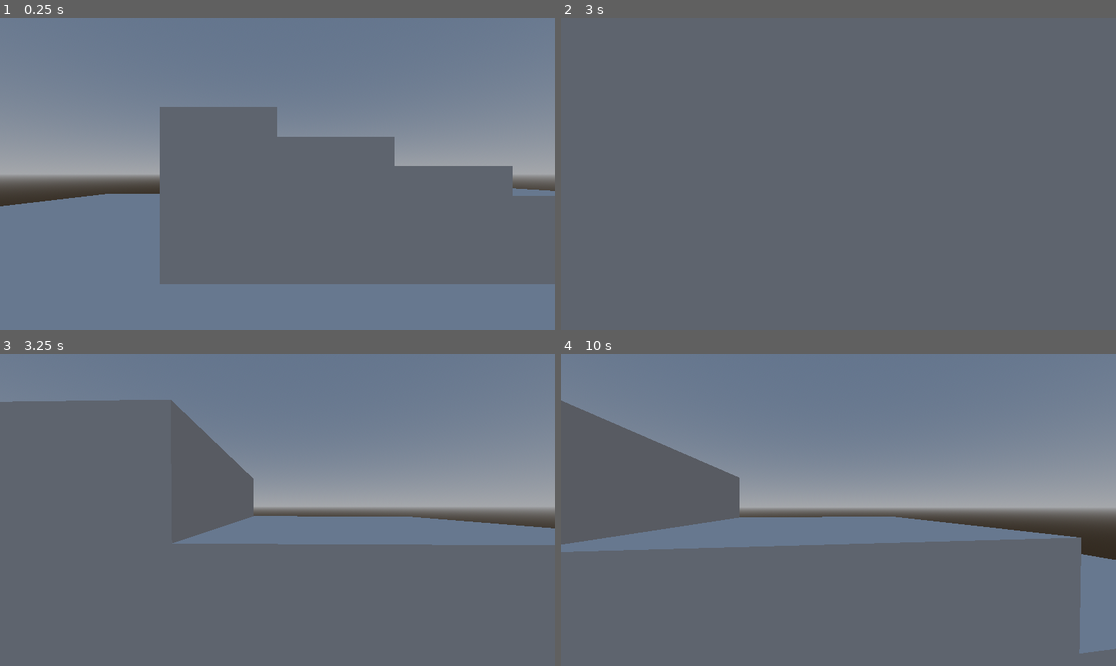
Above: before the commit, frames 1-4 (two rows, left to right).
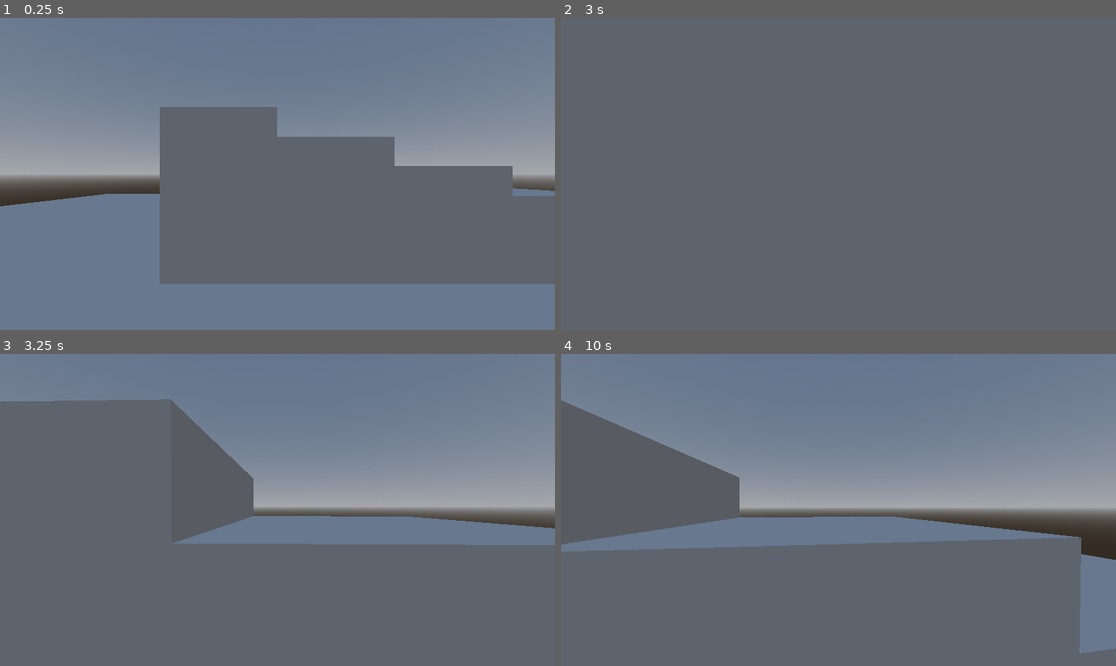
Above: after the commit, the same moments.

Repository: ColinVanderMeer/Extensibility
Game: Godot game, scene res://scenes/testMap.tscn
Two runs of this game, one before a commit and one after it. Both use one fixed random seed, a clock stepped at 60 frames per second and the inputs below. The project has no main scene, so this scene is started directly.
Inputs (mouse positions are in pixels of both pictures, inside the frame that each line leads up to):
- Up to frame 1 (0.25 s): no input
- Up to frame 2 (3 s): tap Enter at 0.5 s; move the mouse to (866, 174) at 0.52 s; hold W (forward) from 0.53 s (still down); tap E (interact) every 0.75 s from 0.6 to 2.85 s; click (866, 174) at 0.67 s; tap Space (jump) at 0.77, 1.52, 2 s; move the mouse to (810, 174) at 1.27 s; move the mouse to (849, 167) at 2.02 s; move the mouse to (832, 180) at 2.77 s; click (832, 180) at 2.92 s
- Up to frame 3 (3.25 s): keep holding W (forward); tap Space (jump) at 3.02 s
- Up to frame 4 (10 s): move the mouse to (877, 513) at 3.52 s; tap E (interact) every 0.75 s from 3.6 to 9.6 s; tap Space (jump) at 3.77, 4.52, 5.75, 6.02, 6.77, 7.52, 8.75, 9.02, 9.77 s; tap Enter at 4.25, 8 s; move the mouse to (794, 506) at 4.27 s; move the mouse to (844, 510) at 5.02 s; click (844, 510) at 5.17 s; move the mouse to (816, 503) at 5.77 s; release W (forward) at 5.78 s; hold D (right) 5.78-6.53 s; move the mouse to (866, 510) at 6.52 s; hold W (forward) 6.53-8.78 s; move the mouse to (810, 510) at 7.27 s; click (810, 510) at 7.42 s; move the mouse to (849, 503) at 8.02 s; move the mouse to (832, 516) at 8.77 s; hold A (left) 8.78-9.53 s; move the mouse to (877, 513) at 9.52 s; hold W (forward) from 9.53 s (still down); click (877, 513) at 9.67 s

Frames 1-2 are identical in both runs. In frame 3, less than 0.1% of the frame differs, in the area x 0-100%, y 14-62%; in frame 4, 0.1%, in the area x 0-100%, y 15-96%.

Commit message:
Add player scaling

Diff:
--- a/scenes/player.gd
+++ b/scenes/player.gd
@@ -52,6 +52,17 @@
 	if Input.is_action_just_pressed("jump") and is_on_floor():
 		velocity.y = JUMP_VELOCITY
 
+	match playerSize:
+		SIZE.Small:
+			SPEED = 2.0
+			self.scale = Vector3(0.3, 0.3, 0.3)
+		SIZE.Normal:
+			SPEED = 6.0
+			self.scale = Vector3(1, 1, 1)
+		SIZE.Big:
+			SPEED = 18.0
+			self.scale = Vector3(3, 3, 3)
+
 	# Get the input direction and handle the movement/deceleration.
 	# As good practice, you should replace UI actions with custom gameplay actions.
 	var input_dir = Input.get_vector("left", "right", "forward", "back")
--- a/scenes/testMap.tscn
+++ b/scenes/testMap.tscn
@@ -196,6 +196,9 @@
 
 [node name="Player" parent="." instance=ExtResource("5_hx8uw")]
 transform = Transform3D(1, 0, 0, 0, 1, 0, 0, 0, 1, 0.00583649, 0.29806, 3.45362)
+SPEED = 6.0
+sensivity = 0.1
+playerSize = 1
 
 [node name="WorldEnvironment" type="WorldEnvironment" parent="."]
 environment = SubResource("Environment_f4d0q")
